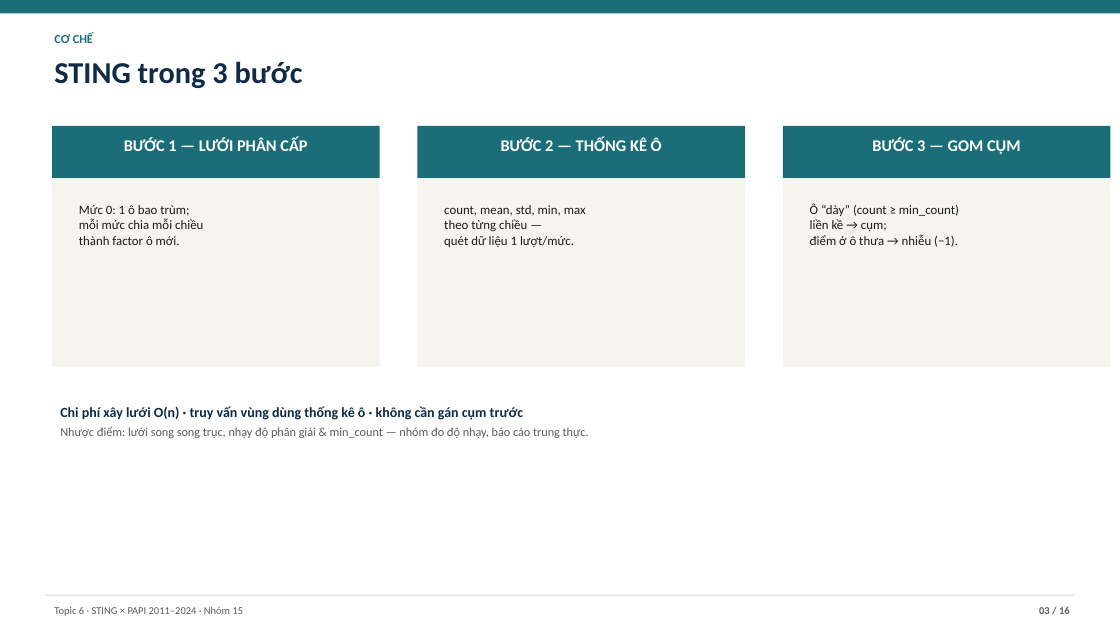
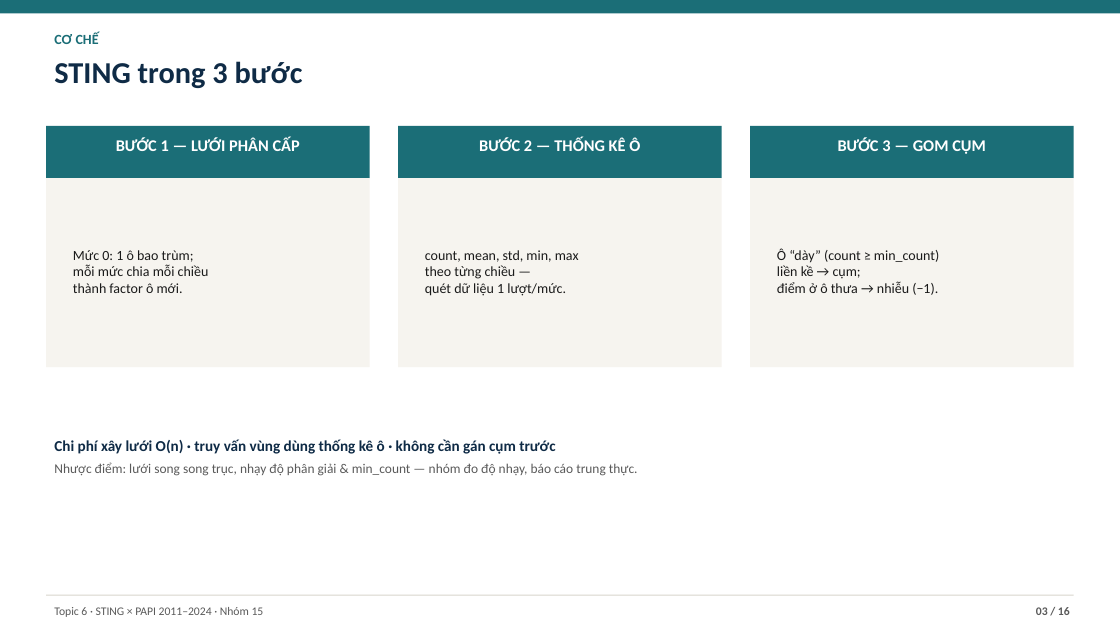
Before and after one commit to JasonTM17/Grid_Based_Sociology, a slide deck: slide 3 of slides/final.pptx. Drawn at 1120x630 pixels with LibreOffice and Linux fonts; fonts in the diff are those of the drawing. Boxes give left, top, right and bottom in pixels: in the first picture for what was removed or moved away, otherwise in the second. Text is boxed around its words. In the diff, an @@ line names an element or a change of style, - is before the commit and + after.

```diff
--- a/slides/final.pptx
+++ b/slides/final.pptx
@@ text "CƠ CHẾ" at <box>54,33,99,44</box>: size 10.5 to 12 pt @@
@@ text "BƯỚC 1 — LƯỚI PHÂN ...": place and size @@
-text "BƯỚC 1 — LƯỚI PHÂN ..." at <box>124,138,307,151</box>
+text "BƯỚC 1 — LƯỚI PHÂN ..." at <box>116,138,300,151</box>
@@ rectangle: place and size @@
-rectangle at <box>52,126,380,178</box>
+rectangle at <box>46,126,370,178</box>
@@ 2 rectangles, 1 text: place and size @@
-2 rectangles, 1 text at <box>418,126,745,367</box>
+2 rectangles, 1 text at <box>398,126,722,367</box>
@@ text "BƯỚC 3 — GOM CỤM": place and size @@
-text "BƯỚC 3 — GOM CỤM" at <box>872,138,1021,154</box>
+text "BƯỚC 3 — GOM CỤM" at <box>838,138,986,154</box>
@@ rectangle: place and size @@
-rectangle at <box>783,126,1111,178</box>
+rectangle at <box>750,126,1074,178</box>
@@ rectangle: place and size @@
-rectangle at <box>52,178,380,367</box>
+rectangle at <box>46,178,370,367</box>
@@ rectangle: place and size @@
-rectangle at <box>783,178,1111,367</box>
+rectangle at <box>750,178,1074,367</box>
@@ text "Mức 0: 1 ô bao ...": place and size @@
-text "Mức 0: 1 ô bao ..." at <box>79,205,203,245</box>
+text "Mức 0: 1 ô bao ..." at <box>73,250,209,293</box>
@@ text "count, mean, std, min, max ...": place and size @@
-text "count, mean, std, min, max ..." at <box>444,205,586,247</box>
+text "count, mean, std, min, max ..." at <box>425,250,579,296</box>
@@ size 11 to 12 pt in 3 elements at <box>73,250,209,293</box>, <box>425,250,579,296</box>, <box>777,248,939,295</box> @@
@@ text "Ô “dày” (count ≥ min_count) ...": place and size @@
-text "Ô “dày” (count ≥ min_count) ..." at <box>810,203,959,247</box>
+text "Ô “dày” (count ≥ min_count) ..." at <box>777,248,939,295</box>
@@ text "Chi phí xây lưới O(n) ...": place and size @@
-text "Chi phí xây lưới O(n) ..." at <box>60,406,589,438</box>
+text "Chi phí xây lưới O(n) ..." at <box>54,439,638,476</box>
@@ text "Chi phí xây lưới O(n) ..." at <box>54,439,638,476</box>: size 12 to 13 pt in "Chi phí xây lưới O(n) · truy ..."; size 10.5 to 11.5 pt in "Nhược điểm: lưới song song trục, nhạy ..." @@
@@ text "Topic 6 · STING × ..." at <box>54,607,264,617</box>: size 9 to 10 pt @@
@@ text "03 / 16" at <box>1036,607,1070,615</box>: size 9 to 10 pt @@
```
Also in this commit, not shown: 14 other slides changed, 13 other files.
